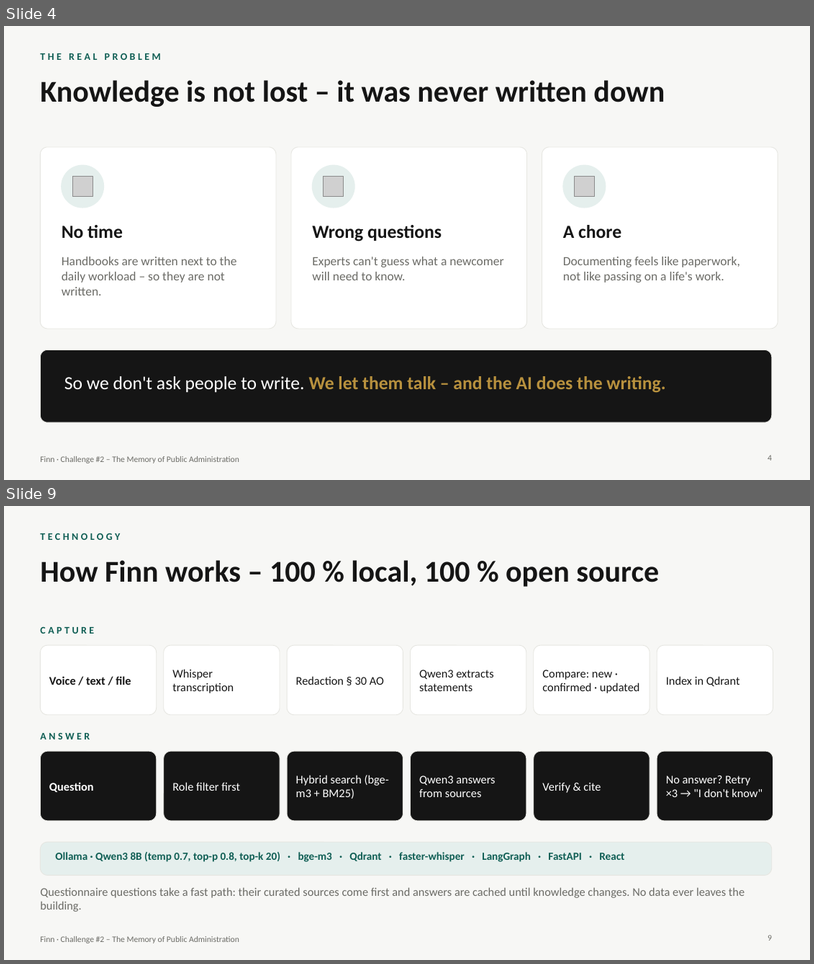
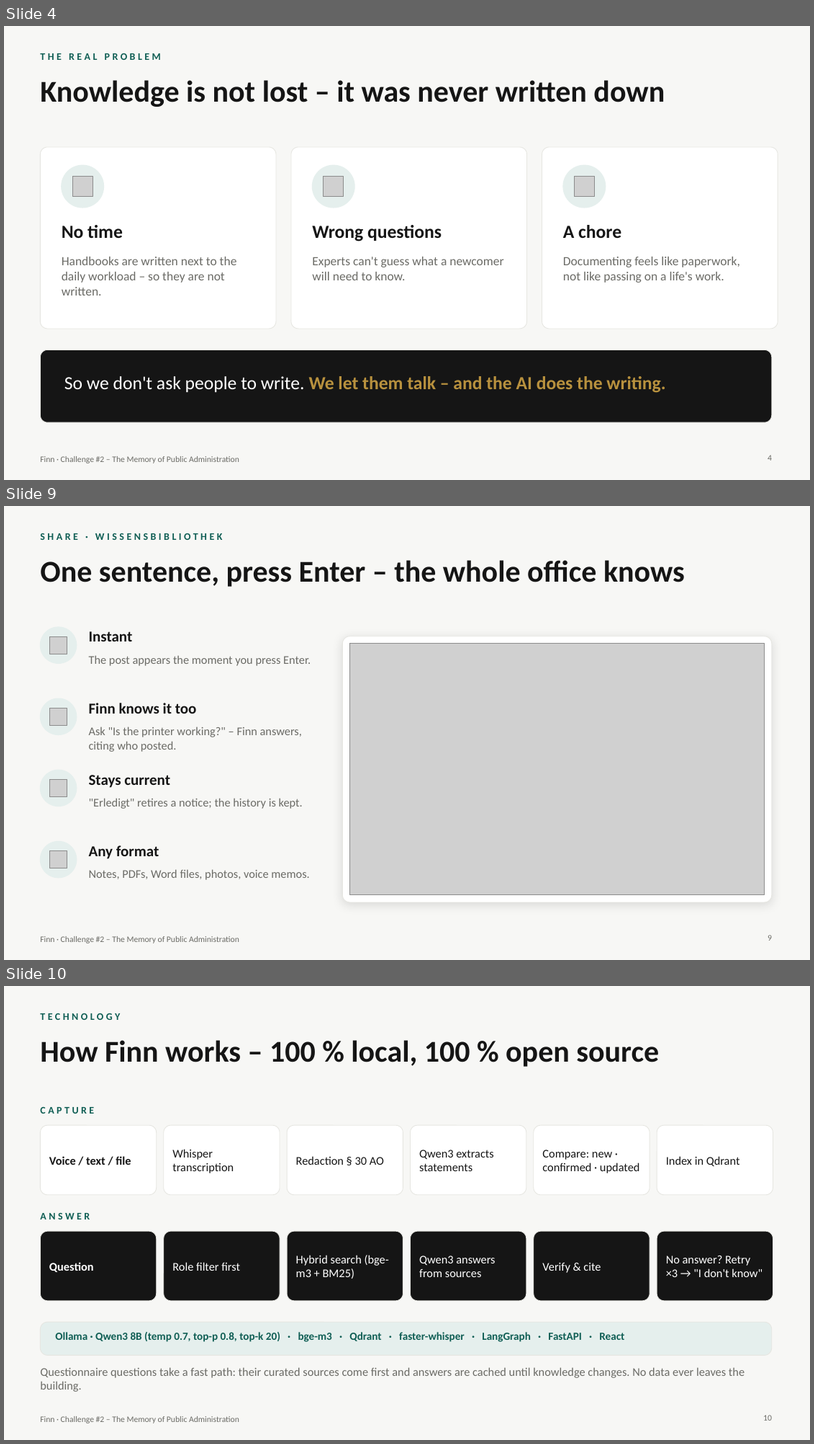
Before and after one commit to Akshai-Athota/MOE, a slide deck: presentation/Finn_Pitch.pptx. Shown one above the other, each under a label of ours: slides 4 and 9 before the commit, slides 4, 9 and 10 after it; the slides between them are not shown. The pictures are 814x964 and 814x1444 pixels, drawn with LibreOffice and Linux fonts; fonts in the diff are those of the drawing; grey boxes stand for pictures. Boxes give left, top, right and bottom in pixels: in the first picture for what was removed or moved away, otherwise in the second. Text is boxed around its words. In the diff, an @@ line names an element or a change of style, - is before the commit and + after.

```diff
--- a/presentation/Finn_Pitch.pptx
+++ b/presentation/Finn_Pitch.pptx
@@ slide 9 added at box(4, 506, 810, 960), background #F7F7F5; not listed: 1 template element that a slide beside it also shows @@
@@ text added at box(40, 533, 222, 540), 12 pt, text #0F5E54, bold @@
+SHARE · WISSENSBIBLIOTHEK
@@ title added at box(40, 560, 685, 587), 36 pt, text #151515, bold @@
+One sentence, press Enter – the whole office knows
@@ ellipse added at box(40, 627, 77, 663), fill #E5EFED, outline #E5EFED 1 pt @@
@@ text added at box(89, 631, 133, 641), 18 pt, text #151515, bold @@
+Instant
@@ picture added at box(50, 636, 67, 654) @@
@@ text added at box(89, 655, 311, 666), 14 pt, text #6B6B66 @@
+The post appears the moment you press Enter.
@@ rounded rectangle added at box(343, 636, 772, 901), fill #FFFFFF, outline #E6E6E1 0.75 pt @@
@@ picture added at box(350, 644, 765, 894) @@
@@ ellipse added at box(40, 698, 77, 735), fill #E5EFED, outline #E5EFED 1 pt @@
@@ picture added at box(50, 708, 67, 726) @@
@@ text added at box(89, 703, 197, 713), 18 pt, text #151515, bold @@
+Finn knows it too
@@ text added at box(89, 726, 302, 752), 14 pt, text #6B6B66 @@
+Ask "Is the printer working?" – Finn answers, citing who posted.
@@ ellipse added at box(40, 770, 77, 806), fill #E5EFED, outline #E5EFED 1 pt @@
@@ picture added at box(50, 780, 67, 797) @@
@@ text added at box(89, 775, 170, 788), 18 pt, text #151515, bold @@
+Stays current
@@ text added at box(89, 798, 303, 808), 14 pt, text #6B6B66 @@
+"Erledigt" retires a notice; the history is kept.
@@ ellipse added at box(40, 841, 77, 878), fill #E5EFED, outline #E5EFED 1 pt @@
@@ picture added at box(50, 851, 67, 868) @@
@@ text added at box(89, 845, 160, 859), 18 pt, text #151515, bold @@
+Any format
@@ text added at box(89, 869, 309, 880), 14 pt, text #6B6B66 @@
+Notes, PDFs, Word files, photos, voice memos.
@@ page number added at box(768, 934, 772, 940), 10 pt, text #6B6B66 @@
+9
@@ what was slide 9 is now slide 10 @@
@@ page number at box(764, 1414, 772, 1420): text changed @@
-9
+10
```
Also in this commit, not shown: 5 slides changed, 4 other slides added, 4 slides removed.
